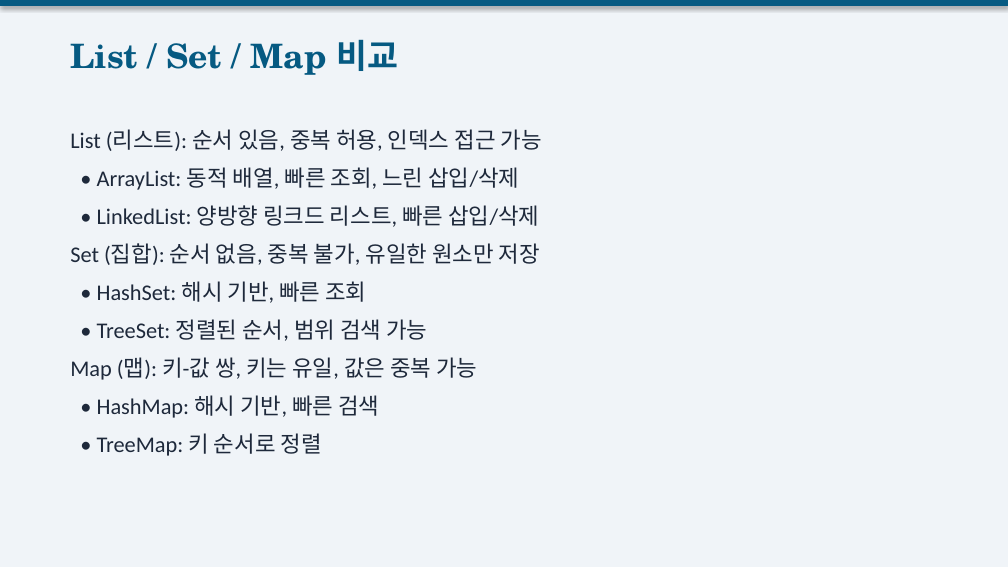
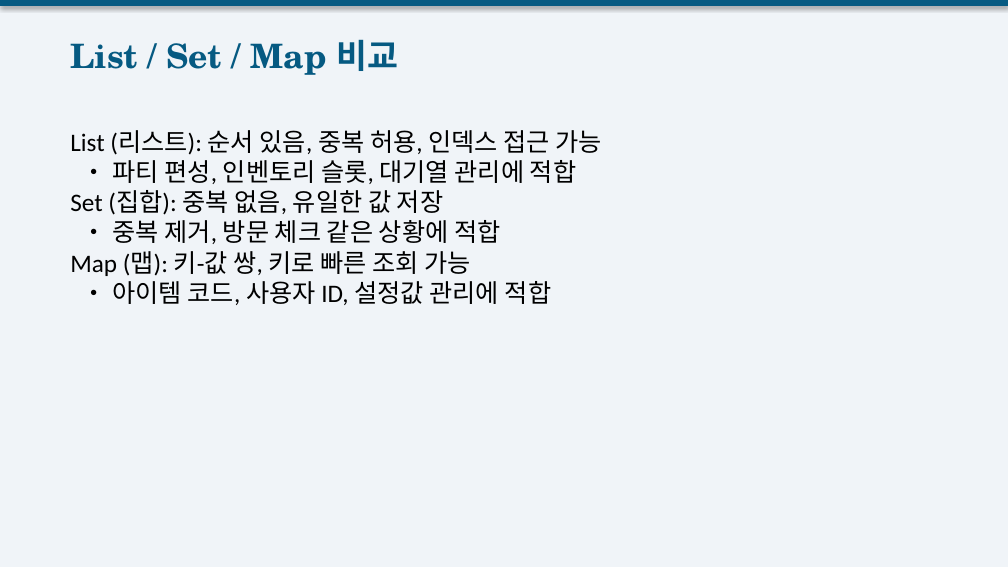
Before and after one commit to gbox3d/java_study, a slide deck: slide 3 of docs/Week06_CollectionFramework.pptx. Drawn at 1008x567 pixels with LibreOffice and Linux fonts; fonts in the diff are those of the drawing. Boxes give left, top, right and bottom in pixels: in the first picture for what was removed or moved away, otherwise in the second. Text is boxed around its words. In the diff, an @@ line names an element or a change of style, - is before the commit and + after.

```diff
--- a/docs/Week06_CollectionFramework.pptx
+++ b/docs/Week06_CollectionFramework.pptx
@@ text at (70, 130, 602, 155): size 16 to 18 pt, text colour #1E293B to #000000 in "List (리스트): 순서 있음, 중복 허용, 인덱스 ..."; less space between paragraphs @@
@@ text at (70, 160, 576, 305): text changed; size 16 to 18 pt; text colour #1E293B to #000000 @@
-• ArrayList: 동적 배열, 빠른 조회, 느린 삽입/삭제
-• LinkedList: 양방향 링크드 리스트, 빠른 삽입/삭제
-Set (집합): 순서 없음, 중복 불가, 유일한 원소만 저장
-• HashSet: 해시 기반, 빠른 조회
-• TreeSet: 정렬된 순서, 범위 검색 가능
-Map (맵): 키-값 쌍, 키는 유일, 값은 중복 가능
-• HashMap: 해시 기반, 빠른 검색
-• TreeMap: 키 순서로 정렬
+• 파티 편성, 인벤토리 슬롯, 대기열 관리에 적합
+Set (집합): 중복 없음, 유일한 값 저장
+• 중복 제거, 방문 체크 같은 상황에 적합
+Map (맵): 키-값 쌍, 키로 빠른 조회 가능
+• 아이템 코드, 사용자 ID, 설정값 관리에 적합
```
Also in this commit, not shown: 6 other slides changed, 4 slides added, 4 slides removed, 16 other files.
